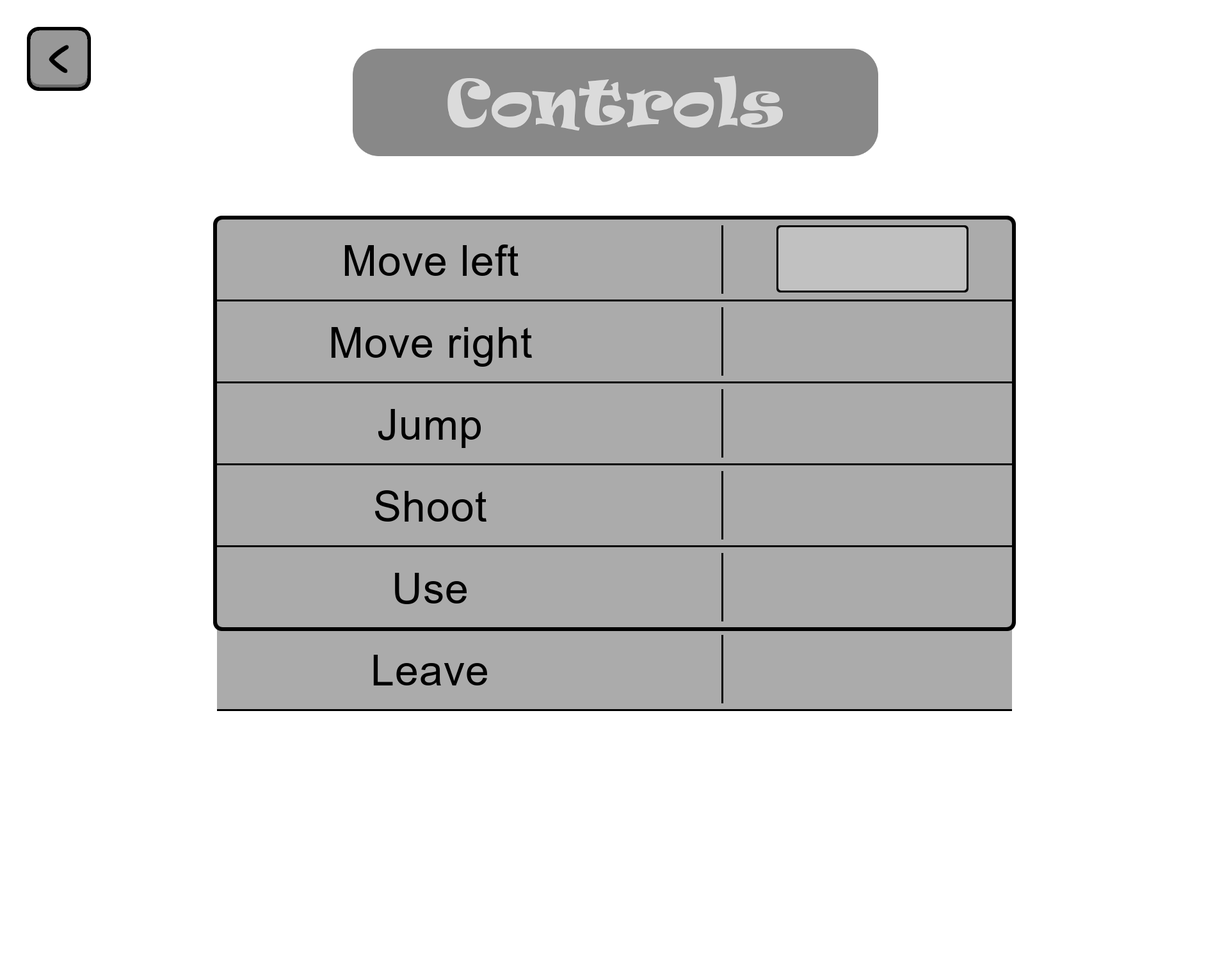
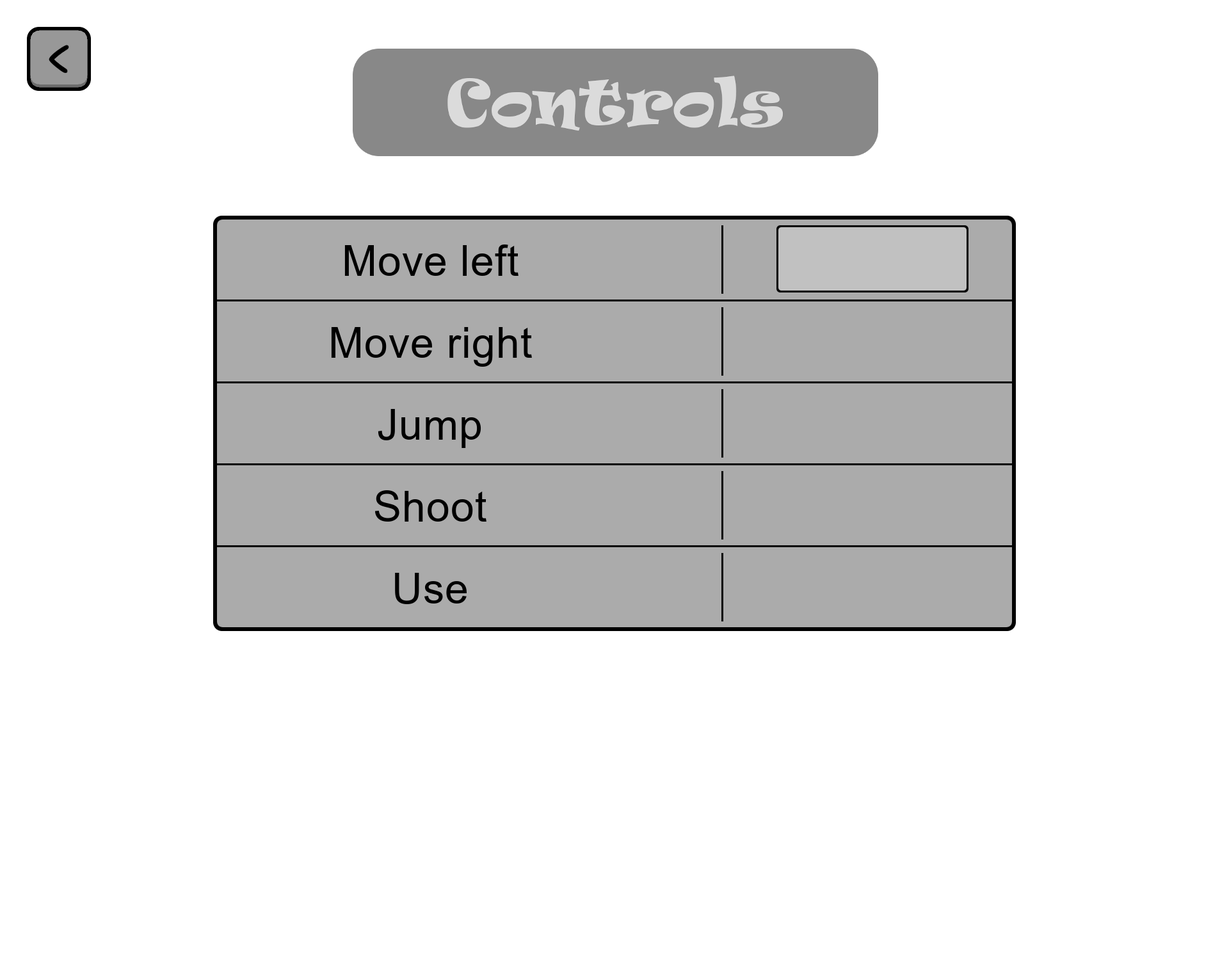
Two versions of the same layered image (1229 x 960). Layer-by-layer changes:
removed group "L6" (7 layers) from group "Content" over [216, 629, 1012, 711]
removed layer "Leave" from group "L6" over [373, 654, 488, 686]
removed layer "barre #5" from group "L6" over [721, 634, 724, 704]
removed layer "bg #5" from group "L6" over [216, 629, 1012, 711]
